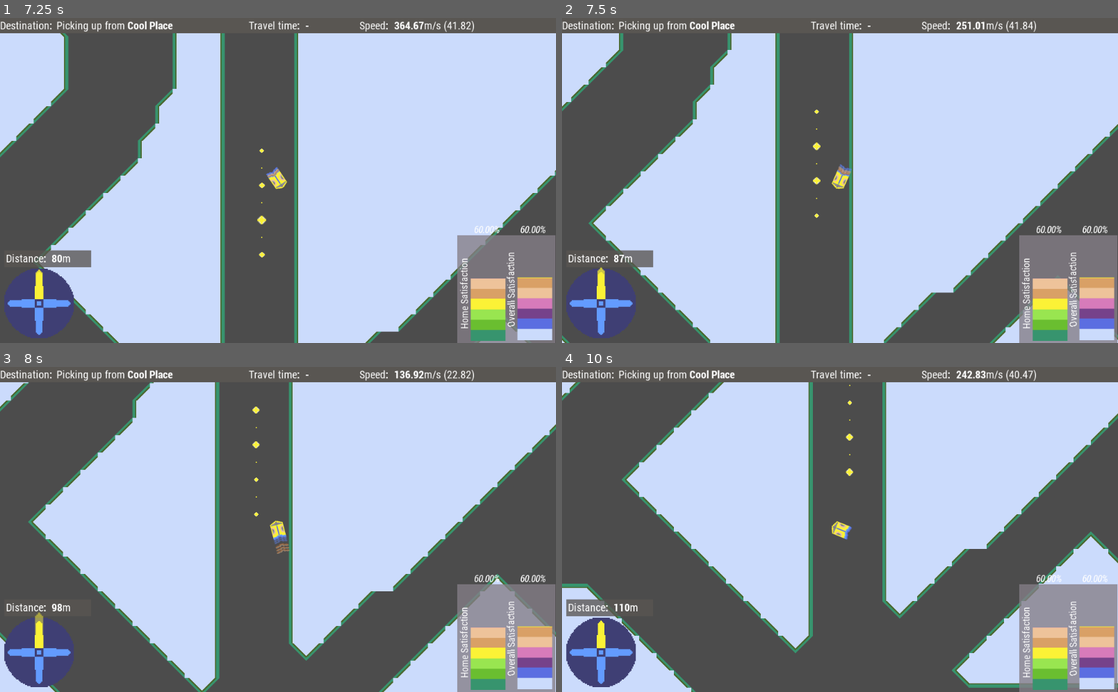
Above: before the commit, frames 1-4 (two rows, left to right).
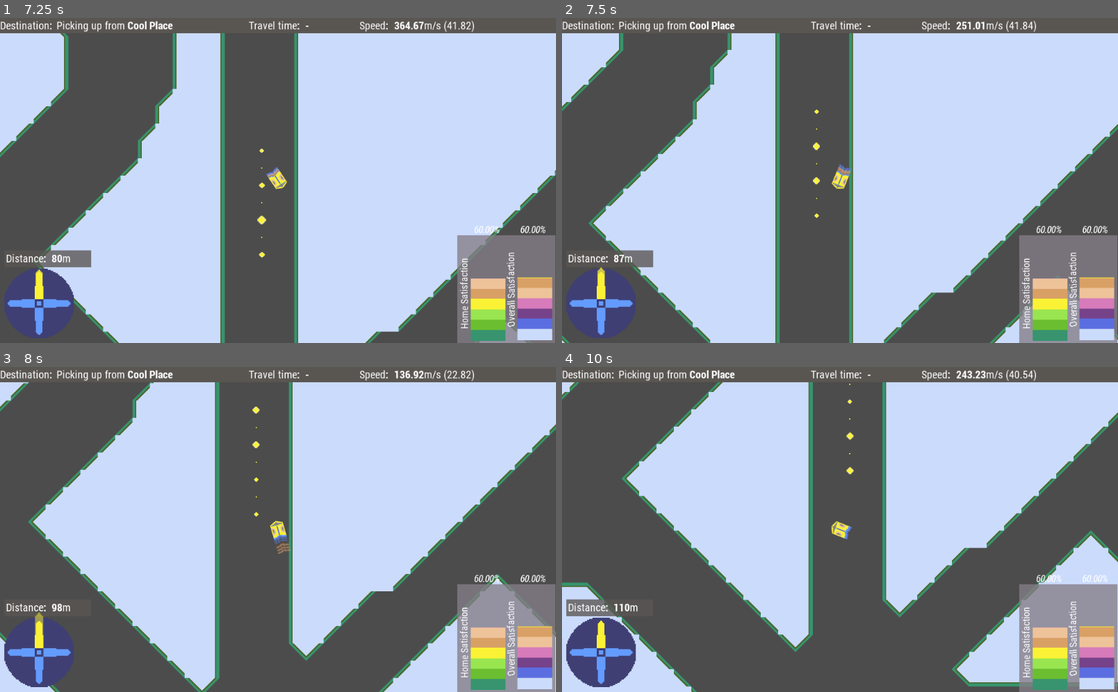
Above: after the commit, the same moments.

Repository: broquaint/comrade-cabbie
Game: Godot game, scene res://Root.tscn
Two runs of this game, one before a commit and one after it. Both use one fixed random seed, a clock stepped at 60 frames per second and the inputs below.
Inputs:
- Up to frame 1 (7.25 s): tap Enter at 0.5 s; hold Right (move_right) 0.53-1.28 s; hold Left (move_left) 1.28-2.03 s; hold Right (move_right) 2.03-2.78 s; hold Up (move_up) 2.78-3.53 s; hold Left (move_left) 3.53-5.78 s; hold Right (move_right) 5.78-6.53 s; hold Up (move_up) from 6.53 s (still down)
- Up to frame 2 (7.5 s): release Up (move_up) at 7.28 s; hold Right (move_right) from 7.28 s (still down)
- Up to frame 3 (8 s): keep holding Right (move_right)
- Up to frame 4 (10 s): release Right (move_right) at 8.03 s; hold Left (move_left) 8.03-9.53 s; hold Up (move_up) from 9.53 s (still down)

Frame 1 is identical in both runs. In frame 2, less than 0.1% of the frame differs, in the area x 45-53%, y 38-53%; in frame 3, less than 0.1%; in frame 4, 2.0%, in the area x 0-100%, y 1-100%.

Commit message:
Slow rotation speed when boosting
It makes the control a little more manageable.

Diff:
--- a/Player.gd
+++ b/Player.gd
@@ -8,6 +8,7 @@
 signal travel_time_update(travel_time)
 
 const ROTATION_SPEED : float = 4.75 * 60
+const BOOST_ROTATION_SPEED : float = 2.75 * 60
 
 enum CabState {
 	CRUISING, # Not implemented yet
@@ -48,6 +49,8 @@
 	return current_state == CabState.PICKING_UP
 func dropping_off():
 	return current_state == CabState.DROPPING_OFF
+func boosting():
+	return boost_level != BoostLevel.NONE
 
 func _process(_delta):
 	var compass_type = 'dropoff' if dropping_off() else 'pickup'
@@ -57,7 +60,7 @@
 		emit_signal('travel_time_update', calc_travel_time())
 
 	if floor(velocity.length()) > 0:
-		if boost_level == BoostLevel.NONE:
+		if not boosting():
 			$Exhaust.emitting  = true
 			$Exhaust.gravity.y = (velocity.length() / MAX_SPEEDS[boost_level]) * 100
 			$BoostExhaust.emitting = false
@@ -73,10 +76,11 @@
 	get_node("../HUD/Control/Container/Speed").bbcode_text = "[b]%.2f[/b]m/s (%.2f)" % [velocity.length(), $Exhaust.gravity.y]
 
 func _physics_process(delta):
+	var rotation_speed = BOOST_ROTATION_SPEED if boosting() else ROTATION_SPEED
 	if Input.is_action_pressed("move_left"):
-		rotation_degrees -= delta * ROTATION_SPEED
+		rotation_degrees -= delta * rotation_speed
 	elif Input.is_action_pressed("move_right"):
-		rotation_degrees += delta * ROTATION_SPEED
+		rotation_degrees += delta * rotation_speed
 
 	# get acceleration if thrust is pressed
 	if Input.is_action_pressed("move_up"):
@@ -91,7 +95,7 @@
 		# add acceleration to current speed
 		velocity += acceleration
 	# Begin immediate decelerating if no longer thrusting.
-	elif boost_level != BoostLevel.NONE:
+	elif boosting():
 		now_decelerating()
 
 	# dampen a bit
